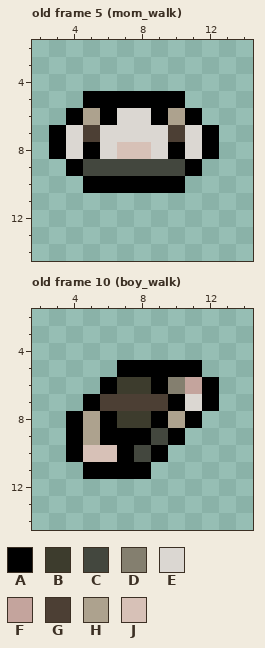
Two states of a pixel-art file, topdown_dad.aseprite. The first picture shows the starting point.
16x16 pixels, 40 frames. Shown: old frame 5 (mom_walk): x 2..14, y 2..14; old frame 10 (boy_walk): x 2..14, y 2..14. The commit also changed other frames, which this record leaves out.
Visible layers, top first: "Layer 2", "Layer 1", "background".
Palette (. is transparent): A #000000  B #3d3c2d  C #43473e  D #847f6f  E #dbd7d2  F #c4a49d  G #4c3f34  H #ada28e  J #d7c1b7
Pixels before, old frame 5 (mom_walk), first column x 3:
 5 ..AAAAAA..
 6 .AHAEEAHA.
 7 AEGEEEEGEA
 8 AEAEJJEAEA
 9 .ACCCCCCA.
10 ..AAAAAA..
Pixels before, old frame 10 (boy_walk), first column x 4:
 5 ...AAAAA.
 6 ..ABBADFA
 7 .AGGGGAEA
 8 AHABBAHA.
 9 AHAAACA..
10 AJJACA...
11 .AAAA....
The same view after the edit:
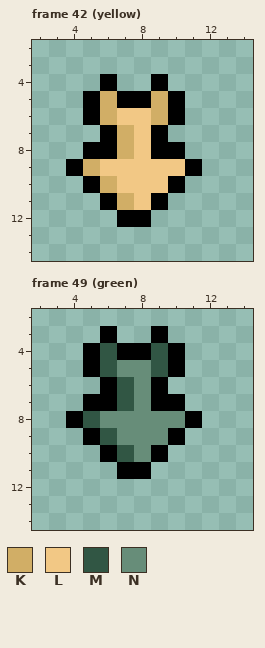
Colours new in this view: K #d1ae66  L #f2c885  M #315644  N #678d79
A new or re-ordered frame is compared with the old frame closest to it.
Edits made:
frames 40 -> 52
Changed rows in their new state; - is an unchanged pixel.
Frame 42 (yellow) is new; against old frame 5 (mom_walk), layer "Layer 1":
first column x 3:
 4 ---A--A---
 5 ---K--K---
 6 -.AKLLKA.-
 7 ...AKLA...
 8 ..-AKLA-..
 9 --KLLLLL--
10 ---KLLL---
11 ---AKLA---
12 ----AA----
Frame 49 (green) is new; against old frame 10 (boy_walk), layer "Layer 1":
first column x 4:
 3 --A--A---
 4 -AMAAMA--
 5 -AMNNM-.-
 6 ---MN-...
 7 --AMNA-..
 8 -MNNNNN--
 9 .AMNNN---
10 ..AMN----
11 -..------
Where, in picture pixels (left, top, right, bottom), the same in both pictures:
changed: (49, 74, 219, 227)
changed: (66, 326, 219, 479)
